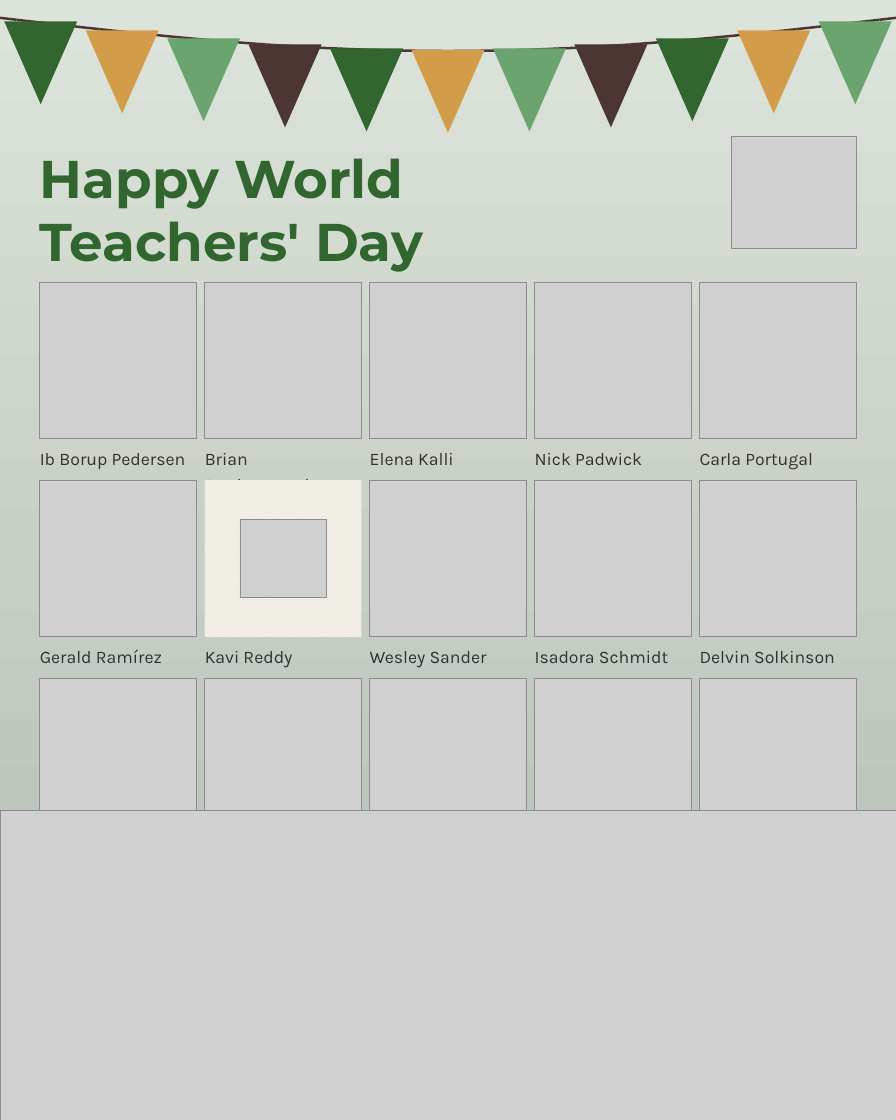
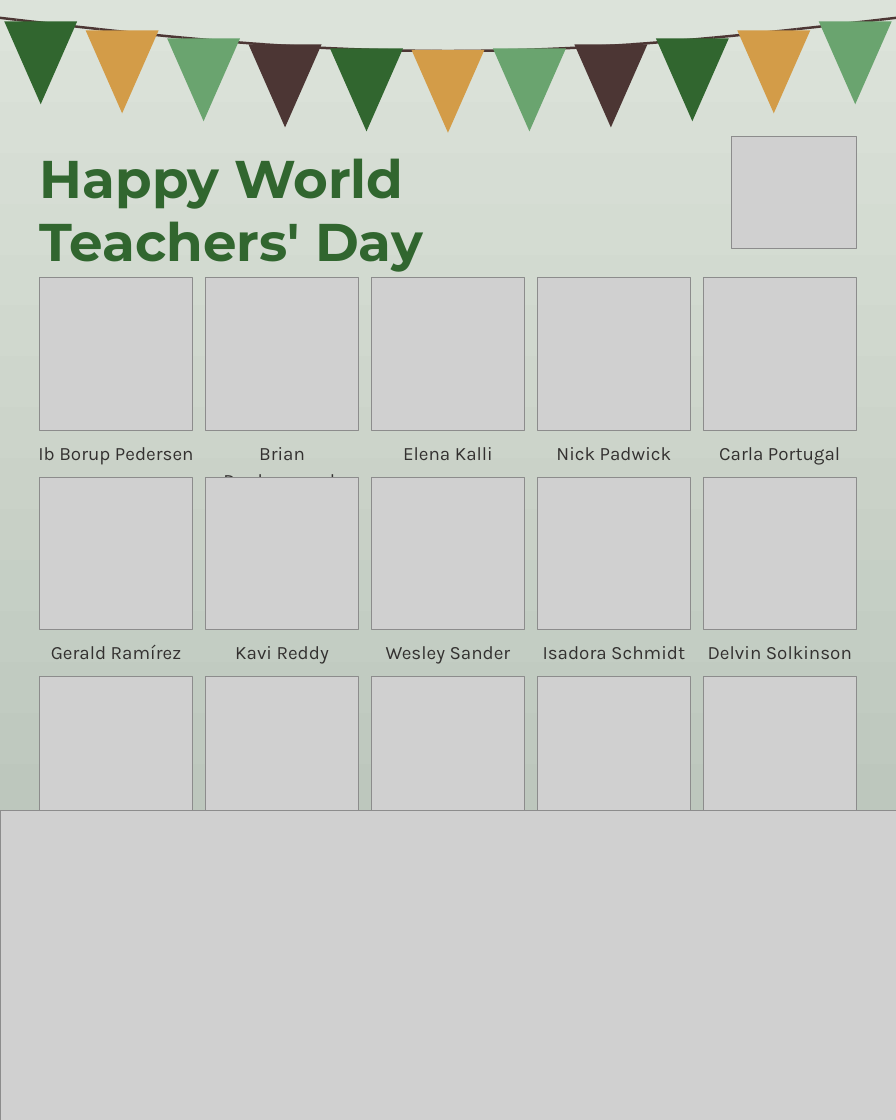
Before and after one commit to linneamoritznyc/SFW-SocialMedia, a slide deck: slide 10 of templates/posts/october/05-10-2026-mon-ig-teachers-day-final.pptx. Drawn at 896x1120 pixels with LibreOffice and Linux fonts; fonts in the diff are those of the drawing; grey boxes stand for pictures. Boxes give left, top, right and bottom in pixels: in the first picture for what was removed or moved away, otherwise in the second. Text is boxed around its words. In the diff, an @@ line names an element or a change of style, - is before the commit and + after.

```diff
--- a/templates/posts/october/05-10-2026-mon-ig-teachers-day-final.pptx
+++ b/templates/posts/october/05-10-2026-mon-ig-teachers-day-final.pptx
@@ picture: place and size @@
-picture at box(40, 282, 197, 439)
+picture at box(40, 278, 193, 431)
@@ picture: place and size @@
-picture at box(205, 282, 362, 439)
+picture at box(205, 278, 358, 431)
@@ picture: place and size @@
-picture at box(370, 282, 526, 439)
+picture at box(372, 278, 525, 431)
@@ picture: place and size @@
-picture at box(534, 282, 691, 439)
+picture at box(538, 278, 691, 431)
@@ picture: place and size @@
-picture at box(699, 282, 856, 439)
+picture at box(703, 278, 856, 431)
@@ text "Brian Daubenspeck": place and size @@
-text "Brian Daubenspeck" at box(205, 453, 315, 480)
+text "Brian Daubenspeck" at box(223, 447, 340, 478)
@@ text "Elena Kalli": place and size @@
-text "Elena Kalli" at box(370, 453, 454, 465)
+text "Elena Kalli" at box(403, 447, 493, 460)
@@ text "Nick Padwick": place and size @@
-text "Nick Padwick" at box(535, 453, 642, 465)
+text "Nick Padwick" at box(556, 447, 671, 460)
@@ text "Carla Portugal": place and size @@
-text "Carla Portugal" at box(700, 453, 813, 470)
+text "Carla Portugal" at box(719, 447, 840, 465)
@@ picture: place and size @@
-picture at box(40, 480, 197, 637)
+picture at box(40, 477, 193, 630)
@@ picture added at box(205, 477, 358, 630) @@
@@ picture: place and size @@
-picture at box(370, 480, 526, 637)
+picture at box(372, 477, 525, 630)
@@ picture: place and size @@
-picture at box(534, 480, 691, 637)
+picture at box(538, 477, 691, 630)
@@ picture: place and size @@
-picture at box(699, 480, 856, 637)
+picture at box(703, 477, 856, 630)
@@ rectangle removed at box(205, 480, 362, 637) @@
@@ picture removed at box(240, 520, 326, 597) @@
@@ size 16 to 17 pt; alignment left to centre in 10 elements at box(403, 447, 493, 460), box(223, 447, 340, 478), box(556, 447, 671, 460), box(51, 645, 182, 659), box(719, 447, 840, 465), box(38, 447, 194, 465), box(386, 646, 511, 664), box(235, 646, 329, 664), box(543, 646, 685, 659), box(708, 646, 852, 659) @@
@@ picture: place and size @@
-picture at box(40, 679, 197, 835)
+picture at box(40, 676, 193, 829)
@@ picture: place and size @@
-picture at box(205, 679, 362, 835)
+picture at box(205, 676, 358, 829)
@@ picture: place and size @@
-picture at box(370, 679, 526, 835)
+picture at box(372, 676, 525, 829)
@@ picture: place and size @@
-picture at box(534, 679, 691, 835)
+picture at box(538, 676, 691, 829)
@@ picture: place and size @@
-picture at box(699, 679, 856, 835)
+picture at box(703, 676, 856, 829)
```
Also in this commit, not shown: 2 other slides changed, 8 other files.
